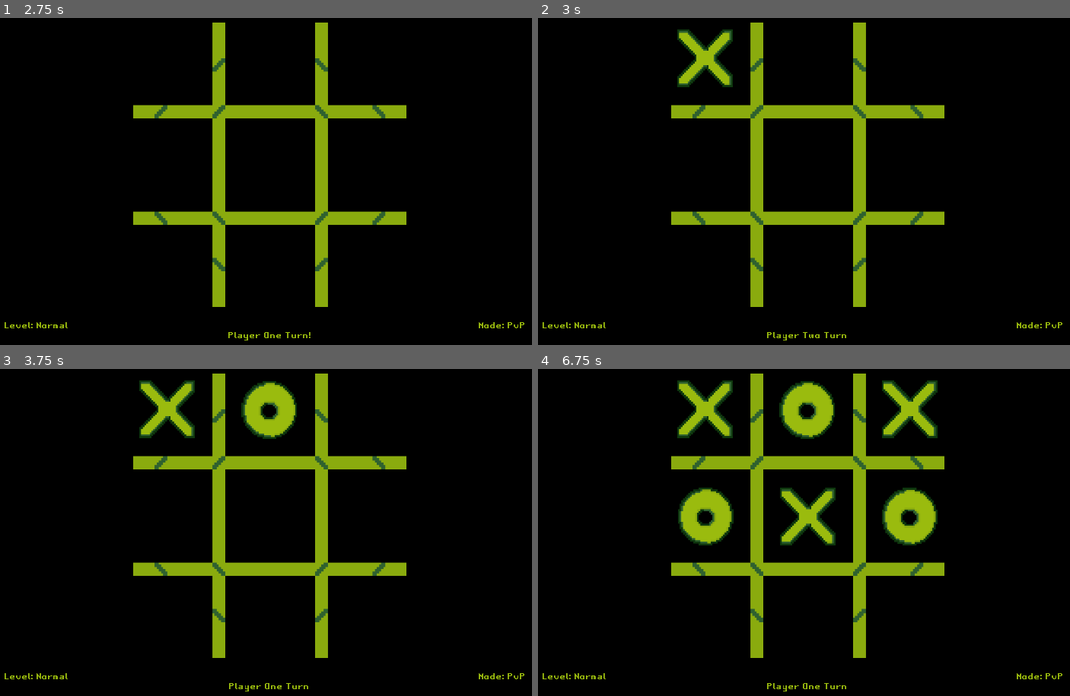
Above: before the commit, frames 1-4 (two rows, left to right).
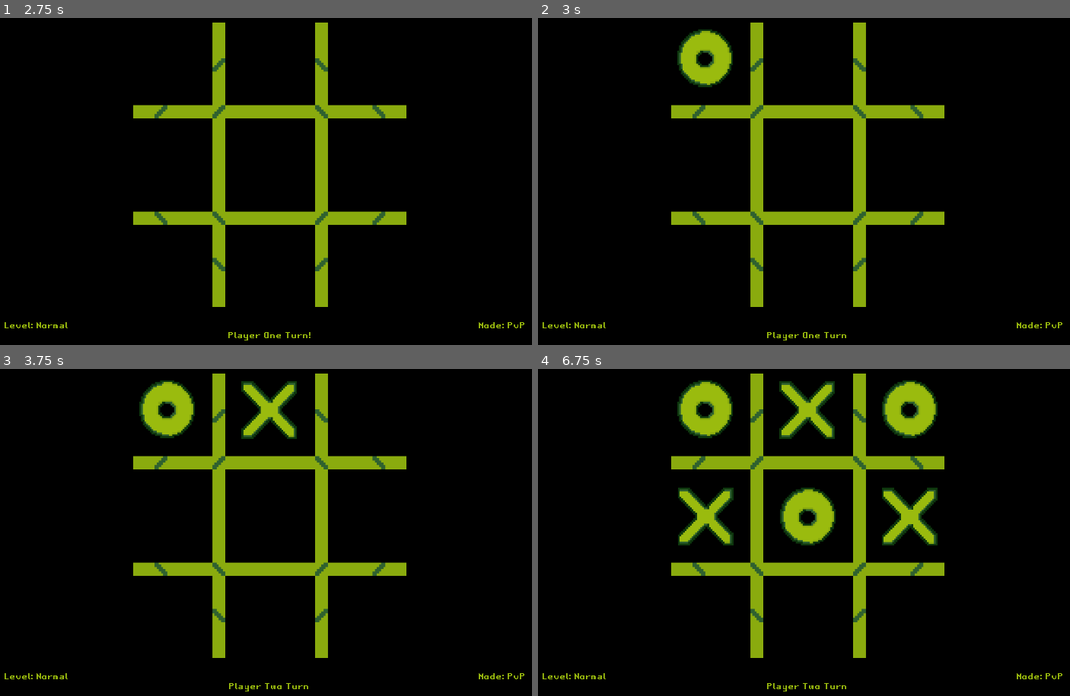
Above: after the commit, the same moments.

Repository: guilhermeprates/tic-tac-toe
Game: Godot game, scene res://Source/StartMenu/StartMenu.tscn
The game is run twice, just before and just after one commit, with the same random seed, the same clock (stepped at 60 frames per second) and the same inputs.
Inputs (mouse positions are in pixels of both pictures, inside the frame that each line leads up to):
- Up to frame 1 (2.75 s): click "Start Game" at 0.5 s; click "PvP" at 1.25 s; click (228, 178) at 2 s
- Up to frame 2 (3 s): tap Enter at 2.75 s; move the mouse to (702, 57) at 2.77 s; press the mouse at (702, 57) at 2.78 s
- Up to frame 3 (3.75 s): tap Space at 3.5 s; move the mouse to (271, 411) at 3.52 s; release the mouse at (271, 411) at 3.53 s; click (271, 411) at 3.6 s
- Up to frame 4 (6.75 s): tap Enter at 4.25, 5.75 s; move the mouse to (910, 408) at 4.27 s; press the mouse at (910, 408) at 4.28 s; tap Space at 5, 6.5 s; move the mouse to (708, 516) at 5.02 s; release the mouse at (708, 516) at 5.03 s; click (708, 516) at 5.1 s; move the mouse to (809, 516) at 5.77 s; press the mouse at (809, 516) at 5.78 s; move the mouse to (910, 516) at 6.52 s; release the mouse at (910, 516) at 6.53 s; click (910, 516) at 6.6 s

Frame 1 is identical in both runs. In frame 2, 1.4% of the frame differs, in the area x 26-53%, y 3-98%; in frame 3, 2.8%; in frame 4, 8.5%, in the area x 26-76%, y 3-98%.

Commit message:
Update board

Diff:
--- a/Source/Board/Board.gd
+++ b/Source/Board/Board.gd
@@ -1,4 +1,4 @@
-class_name Board extends Node2D
+class_name Board extends Area2D
 
 const BOARD_SIZE: int = 3
 
@@ -12,15 +12,23 @@
 var player_two: Player
 var current_player: Player
 var winner: Player
+var game_mode: int
 
 func _ready() -> void:
+	game_mode = Global.game_mode
 	_start_game()
 	_build_board()
 
 func _process(_delta: float) -> void:
-	if game_over:
-		_reset_game()
-		Global.goto_scene("res://Source/GameOver/GameOver.tscn")
+	if !game_over && game_mode == Game.Mode.PvAI:
+		if current_player == player_two:
+			_ia_move()
+
+func _input_event(_viewport: Object, event: InputEvent, _shape_idx: int) -> void:
+	if event.is_action_pressed("mouse_left_click"):
+		if game_over:
+			_reset_game()
+			Global.goto_scene("res://Source/GameOver/GameOver.tscn")\
 
 func _start_game() -> void:
 	match (Global.game_mode):
@@ -36,7 +44,7 @@
 	player_two = Player.new()
 	player_two.set_id(2)
 	player_two.set_symbol(Global.player_two_symbol)
-	current_player = player_one
+	_radomize_first()
 
 func _start_pvai_game():
 	player_one = Player.new()
@@ -46,7 +54,14 @@
 	player_two.set_id(2)
 	player_two.set_symbol(Global.player_two_symbol)
 	minimax = Minimax.new(player_two, player_one)
-	current_player = player_one
+	_radomize_first()
+
+func _radomize_first() -> void:
+	var players = [player_one, player_two]
+	var random_number_generator = RandomNumberGenerator.new()
+	random_number_generator.randomize()
+	var random = random_number_generator.randi_range(0, players.size() -1)
+	current_player = players[random]
 
 func _build_board() -> void:
 	board = []
@@ -89,6 +104,9 @@
 func on_boardtile_selected(line: int, column: int) -> void:
 	print("%d,%d" % [line, column])
 
+	if game_over:
+		return
+
 	var symbol = board[line][column]
 	if symbol == Player.Symbol.None:
 		board[line][column] = current_player.get_symbol()
@@ -98,13 +116,12 @@
 	else:
 		return
 
-	if Global.game_mode == Game.Mode.PvAI:
-		if !game_over:
-			var move = _get_move()
-			board[move.x][move.y] = current_player.get_symbol()
-			_update_tile_symbol(move.x, move.y, current_player.get_symbol())
-			_check_winner()
-			_update_current_player()
+func _ia_move() -> void:
+	var move = _get_move()
+	board[move.x][move.y] = current_player.get_symbol()
+	_update_tile_symbol(move.x, move.y, current_player.get_symbol())
+	_check_winner()
+	_update_current_player()
 
 func _get_move() -> Vector2:
 	match(Global.game_level):
--- a/Source/Board/Board.tscn
+++ b/Source/Board/Board.tscn
@@ -1,14 +1,21 @@
-[gd_scene load_steps=5 format=2]
+[gd_scene load_steps=6 format=2]
 
 [ext_resource path="res://Source/Board/BoardTile.tscn" type="PackedScene" id=1]
 [ext_resource path="res://Assets/Sprites/board.png" type="Texture" id=2]
 [ext_resource path="res://Source/Board/Board.gd" type="Script" id=3]
 [ext_resource path="res://Assets/Themes/Main/theme.tres" type="Theme" id=4]
 
-[node name="Board" type="Node2D"]
+[sub_resource type="RectangleShape2D" id=1]
+extents = Vector2( 640, 358 )
+
+[node name="Board" type="Area2D"]
 script = ExtResource( 3 )
 
-[node name="Board" type="Sprite" parent="."]
+[node name="CollisionShape2D" type="CollisionShape2D" parent="."]
+position = Vector2( 638, 361 )
+shape = SubResource( 1 )
+
+[node name="BoardLines" type="Sprite" parent="."]
 position = Vector2( 355, -212.699 )
 scale = Vector2( 1.28385, 1.33351 )
 texture = ExtResource( 2 )
--- a/project.godot
+++ b/project.godot
@@ -9,7 +9,7 @@
 config_version=4
 
 _global_script_classes=[ {
-"base": "Node2D",
+"base": "Area2D",
 "class": "Board",
 "language": "GDScript",
 "path": "res://Source/Board/Board.gd"
